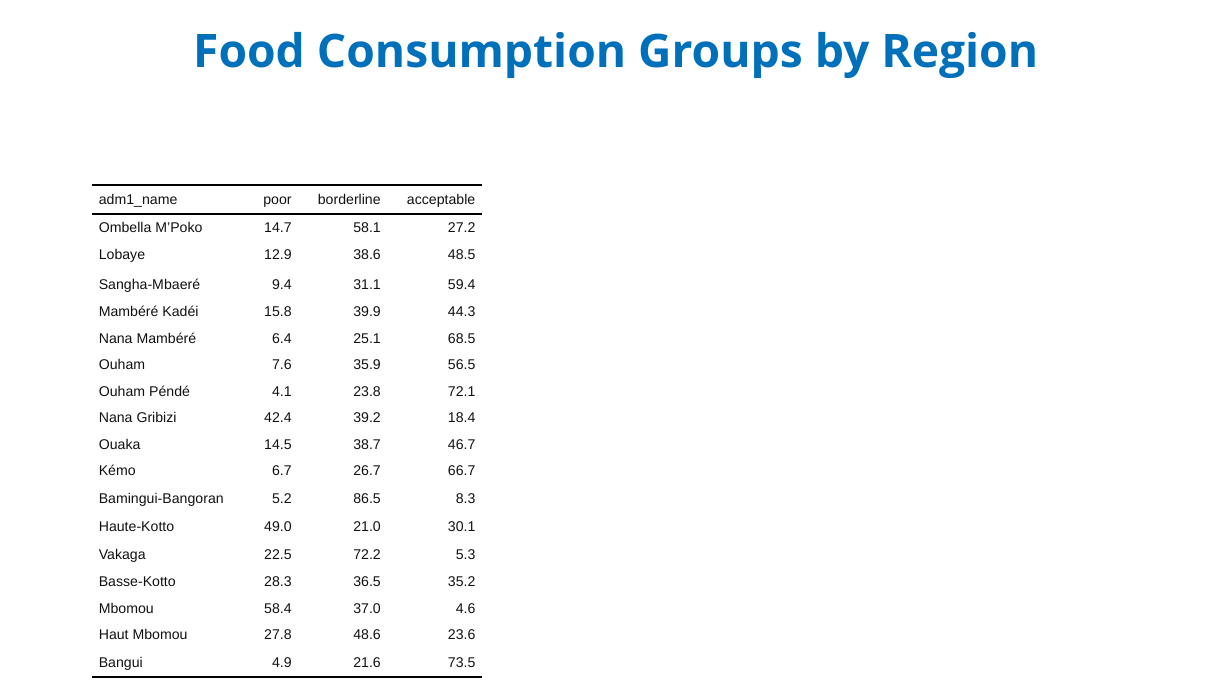
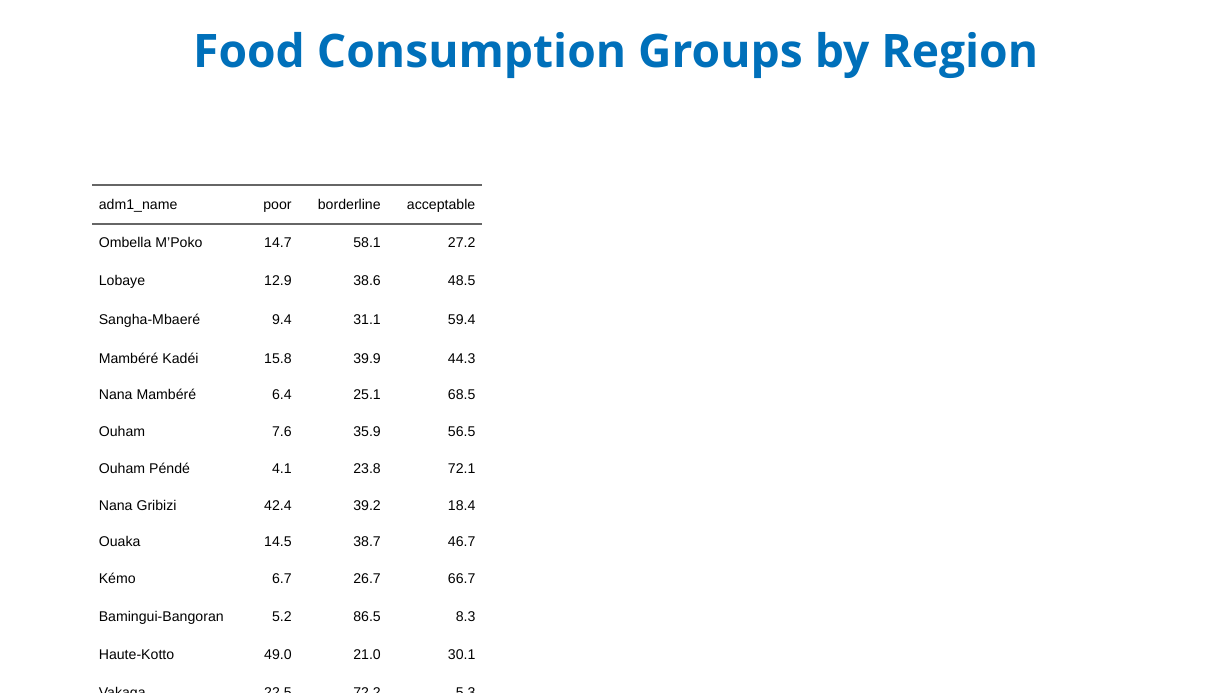
Before and after one commit to olanderb/AssesmentPPTmaker, a slide deck: slide 11 of ENSApresentation_branded.pptx. Drawn at 1232x693 pixels with LibreOffice and Linux fonts; fonts in the diff are those of the drawing; background and template pictures are left out. Boxes give left, top, right and bottom in pixels: in the first picture for what was removed or moved away, otherwise in the second. Text is boxed around its words. In the diff, an @@ line names an element or a change of style, - is before the commit and + after.

```diff
--- a/ENSApresentation_branded.pptx
+++ b/ENSApresentation_branded.pptx
@@ table at <box>92,185,482,693</box> @@
@@ text colour #111111 to #000000 @@
@@ more space between paragraphs @@
@@ borders changed @@
```
Also in this commit, not shown: 1 other file.
